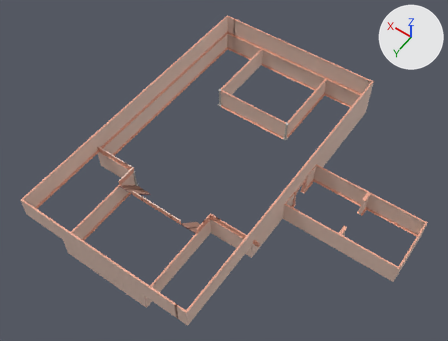
One commit to the glTF model public/models/GalleryWalls.glb: the scene before it, then after it.
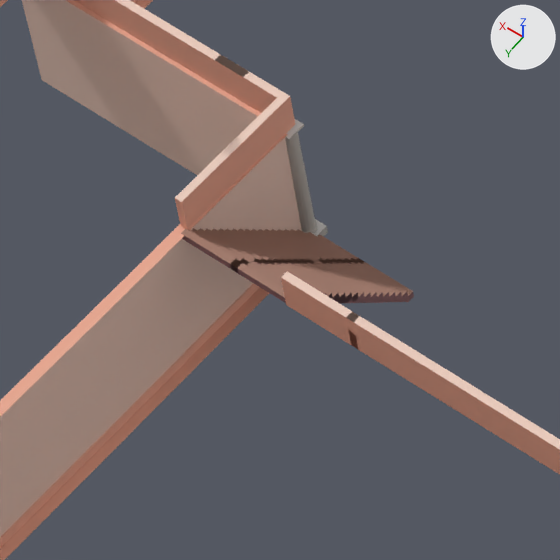
The first picture shows the older version from a camera (50 mm lens) standing at (-22.8, -29.0, 84.7) and looking at (13.6, -79.9, 4.7). The close-ups show the older and then the newer version on the part from 21% to 38% of the width and 45% to 67% of the height of that picture. Only the edits that show in the close-ups are written down. Lighting does not change. The marker at upper right points along +X, +Y and +Z.

Before the edit, the objects in view are built like this:
```python
me_cube_013 = bpy.data.meshes.new('Cube.013')
me_cube_013.from_pydata(...)  # 276 vertices, 516 faces; spans x -1.5..1.5, y -2.03..1.6, z -2.3..1.69
# faces by material slot: [86, 86, 86, 86, 86, 86]
me_cube_013.materials.append(mat_material_247)  # picture img_colorpalettemuseum
me_cube_013.materials.append(mat_material_248)  # picture img_colorpalettemuseum
me_cube_013.materials.append(mat_material_249)  # picture img_colorpalettemuseum
me_cube_013.materials.append(mat_material_250)  # picture img_colorpalettemuseum
me_cube_013.materials.append(mat_material_251)  # picture img_colorpalettemuseum
me_cube_013.materials.append(mat_material_252)  # picture img_colorpalettemuseum
me_plane_209 = bpy.data.meshes.new('Plane.209')
me_plane_209.from_pydata(...)  # 30 vertices, 56 faces; spans x -0.27..0.23, y -1.0..1.0, z -1.63..2.37
me_plane_209.materials.append(mat_material_219)  # picture img_colorpalettemuseum
me_plane_211 = bpy.data.meshes.new('Plane.211')
me_plane_211.from_pydata(...)  # 30 vertices, 56 faces; spans x -0.27..0.23, y -1.0..1.0, z -1.63..2.37
me_plane_211.materials.append(mat_material_220)  # picture img_colorpalettemuseum
ob_stairs3_001 = bpy.data.objects.new('Stairs3.001', me_cube_013)
ob_stairs3_001.location = (24.32, -69.53, 2.31)
ob_wallbig1_058 = bpy.data.objects.new('WallBig1.058', me_plane_209)
ob_wallbig1_058.location = (25.78, -64.32, 1.63)
ob_wallbig1_059 = bpy.data.objects.new('WallBig1.059', me_plane_211)
ob_wallbig1_059.location = (25.78, -62.32, 1.63)
# also in view: 'Railing2.009' at (30.4, -69.9, 4.5); 'WallBigCorner1.004' at (32.8, -72.3, 2.0); 'WallBig1.038' at (30.8, -71.6, 2.0); 'Column1.001' at (25.9, -71.5, 2.0); 'WallBig1.057' at (25.8, -66.3, 2.0)
```
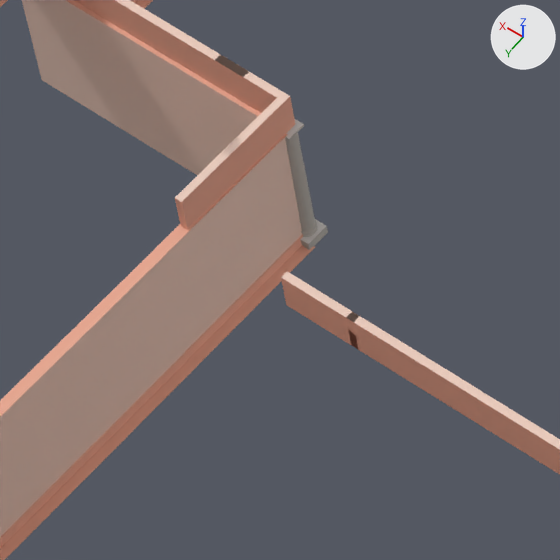
Where the newer file only moved an object's origin or applied its transform, the numbers keep the older frame.

Pixel boxes [x1, y1, x2, y2] of what changed, in the close-ups (560 x 560 px):
'Stairs3.001', deleted (brown)
    before: [181, 228, 414, 303]
    faces in mat_material_250 (picture img_colorpalettemuseum): [307, 258, 414, 303]
    faces in mat_material_247 (picture img_colorpalettemuseum): [191, 228, 308, 265]
    faces in mat_material_249 (picture img_colorpalettemuseum): [258, 229, 364, 264]
    faces in mat_material_248 (picture img_colorpalettemuseum): [240, 258, 358, 303]
    faces in mat_material_251 (picture img_colorpalettemuseum): [181, 229, 242, 273]

Patch to the scene script:
```diff
--- a/public/models/GalleryWalls.glb.py
+++ b/public/models/GalleryWalls.glb.py
@@ ob_stairs3_001 @@
-ob_stairs3_001 = bpy.data.objects.new('Stairs3.001', me_cube_013)
-ob_stairs3_001.location = (24.32, -69.53, 2.31)
```
